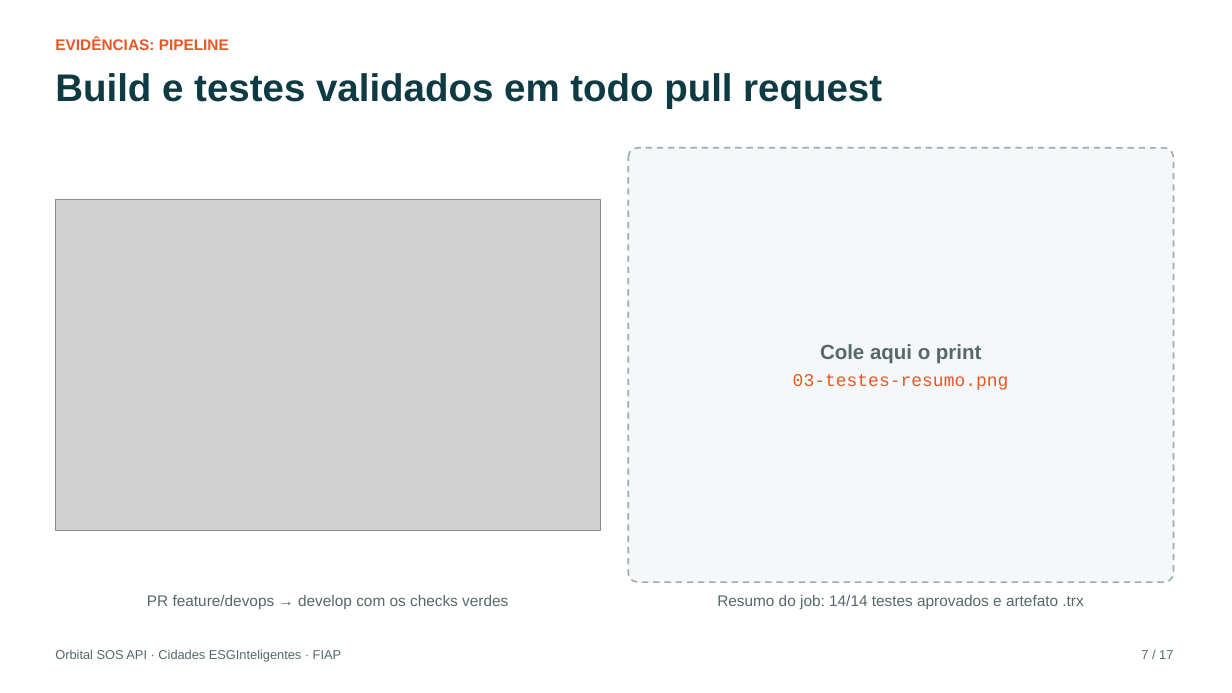
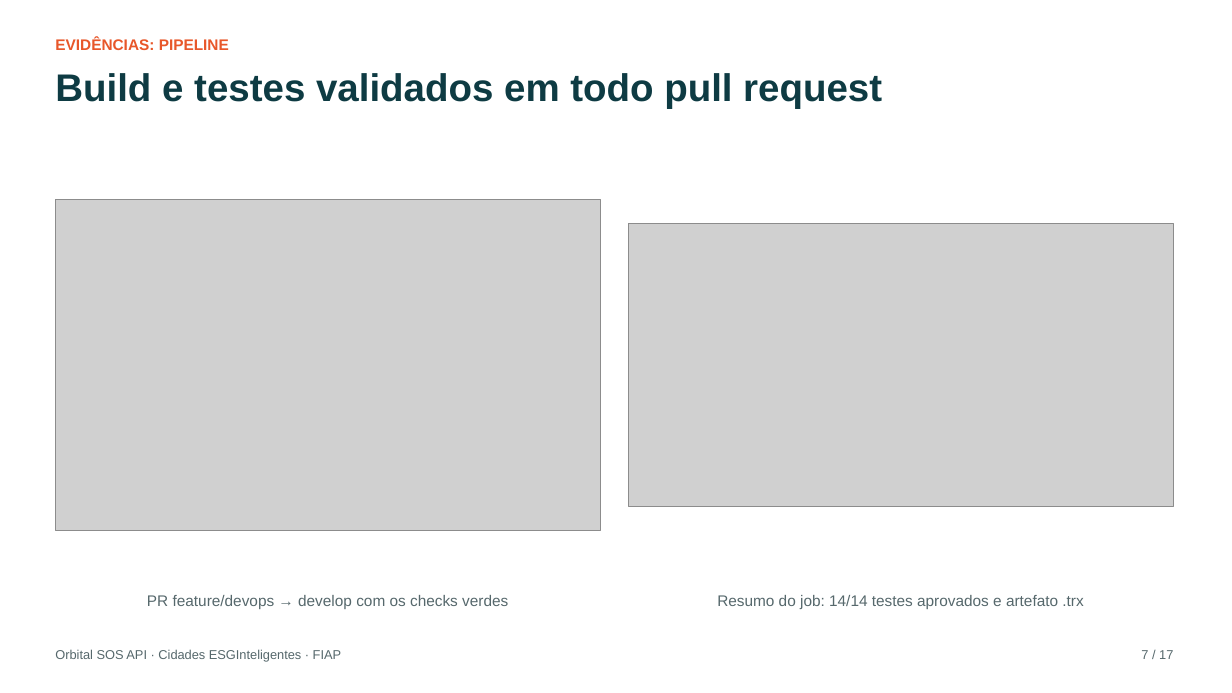
Before and after one commit to vsilva1997/orbital-sos-api, a slide deck: slide 7 of docs/Documentacao_DevOps.pptx. Drawn at 1232x693 pixels with LibreOffice and Linux fonts; fonts in the diff are those of the drawing; grey boxes stand for pictures. Boxes give left, top, right and bottom in pixels: in the first picture for what was removed or moved away, otherwise in the second. Text is boxed around its words. In the diff, an @@ line names an element or a change of style, - is before the commit and + after.

```diff
--- a/docs/Documentacao_DevOps.pptx
+++ b/docs/Documentacao_DevOps.pptx
@@ rounded rectangle removed at (628, 148, 1174, 582) @@
-Cole aqui o print
-03-testes-resumo.png
@@ picture added at (628, 224, 1174, 506) @@
```
Also in this commit, not shown: 4 other slides changed, 4 other files.
